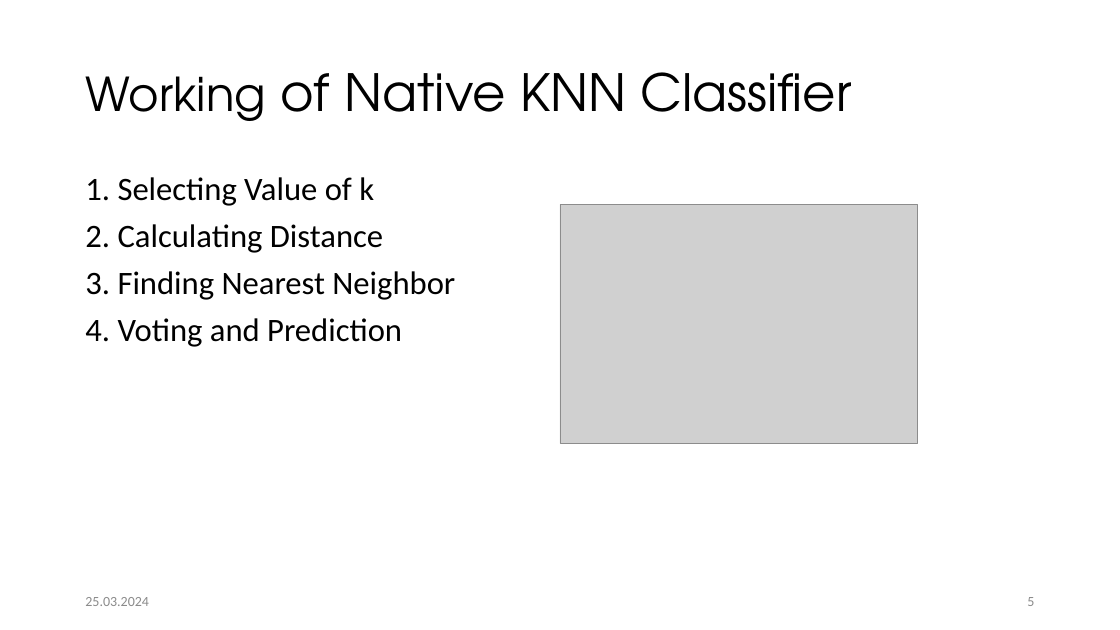
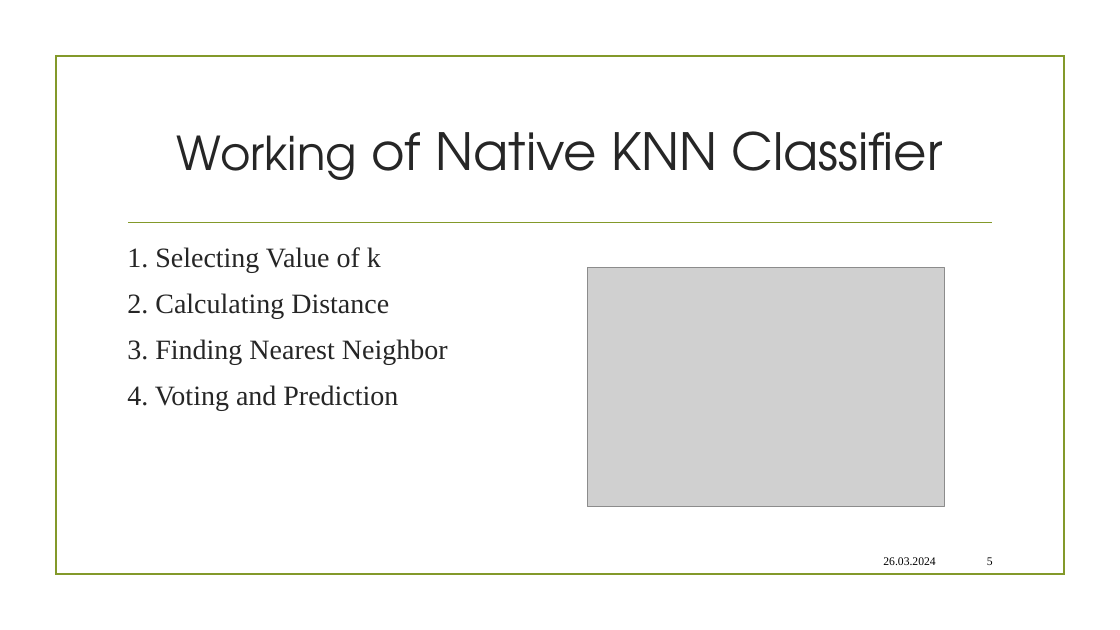
Before and after one commit to Fahad-Jabbar/neocortexapi, a slide deck: slide 5 of source/MySEProject/Documentation/Implement_the_KNN__Classifier_KNN_Quest.pptx. Drawn at 1120x630 pixels with LibreOffice and Linux fonts; fonts in the diff are those of the drawing; grey boxes stand for pictures; background and template pictures are left out. Boxes give left, top, right and bottom in pixels: in the first picture for what was removed or moved away, otherwise in the second. Text is boxed around its words. In the diff, an @@ line names an element or a change of style, - is before the commit and + after.

```diff
--- a/source/MySEProject/Documentation/Implement_the_KNN__Classifier_KNN_Quest.pptx
+++ b/source/MySEProject/Documentation/Implement_the_KNN__Classifier_KNN_Quest.pptx
@@ rectangle added at [55,56,1064,575], outline #83992A 1.25 pt @@
@@ title "Working of Native KNN Classifier": place and size @@
-title "Working of Native KNN Classifier" at [85,72,852,121]
+title "Working of Native KNN Classifier" at [177,131,943,180]
@@ title "Working of Native KNN Classifier" at [177,131,943,180]: text colour #000000 to #262626; alignment left to centre; line spacing 0.9 to 1 @@
@@ text "1. Selecting Value of k": place and size @@
-text "1. Selecting Value of k" at [85,177,455,347]
+text "1. Selecting Value of k" at [127,247,448,411]
@@ text "1. Selecting Value of k" at [127,247,448,411]: size 28 to 24 pt, font Calibri to Times New Roman, text colour #000000 to #262626; line spacing 0.9 to 1 @@
@@ line added from (129, 223) to (992, 223), #83992A 1.25 pt @@
@@ picture: place and size @@
-picture at [560,204,918,444]
+picture at [587,268,944,507]
@@ text at [883,557,935,565]: text changed; size 12 to 10 pt; font Calibri to Times New Roman; text colour #8C8C8C to #000000 @@
-25.03.2024
+26.03.2024
@@ page number: place and size @@
-page number at [1027,597,1034,606]
+page number at [987,557,993,565]
@@ page number at [987,557,993,565]: size 12 to 10 pt, font Calibri to Times New Roman, text colour #8C8C8C to #000000 @@
```
Also in this commit, not shown: 8 other slides changed.
